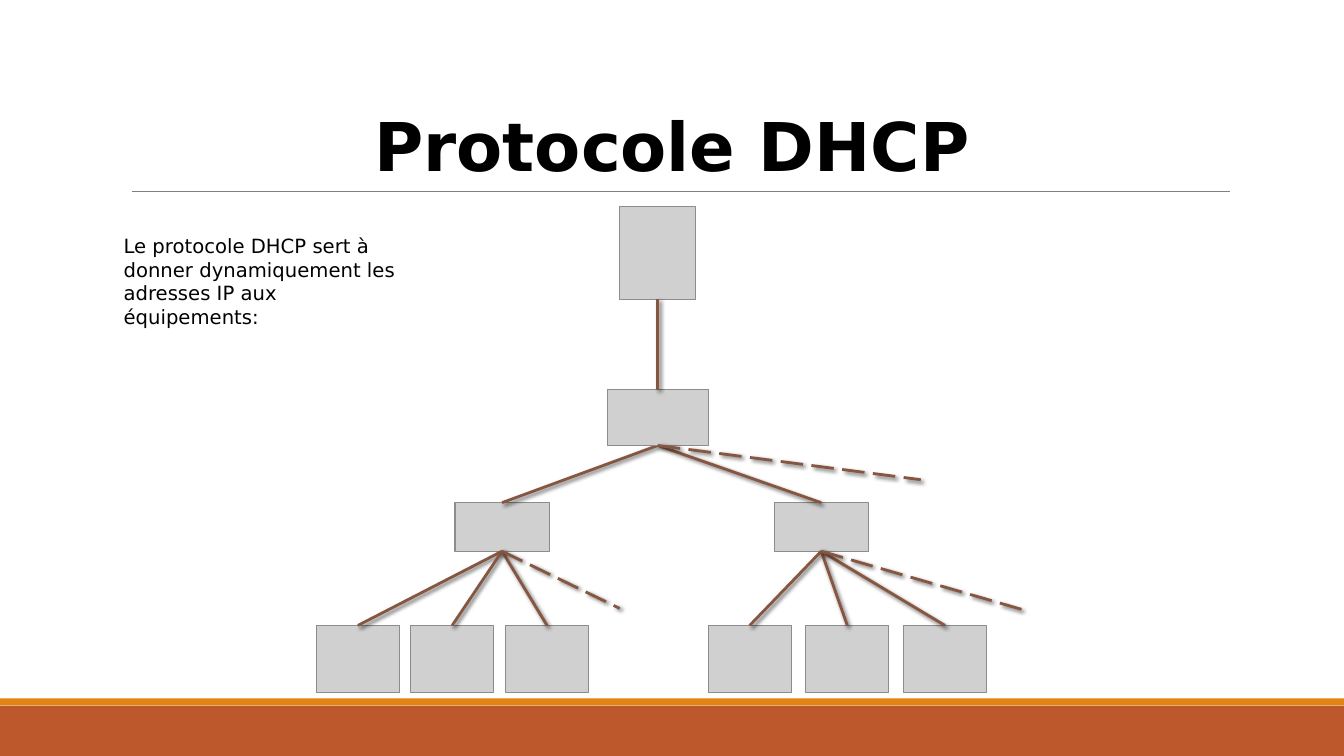
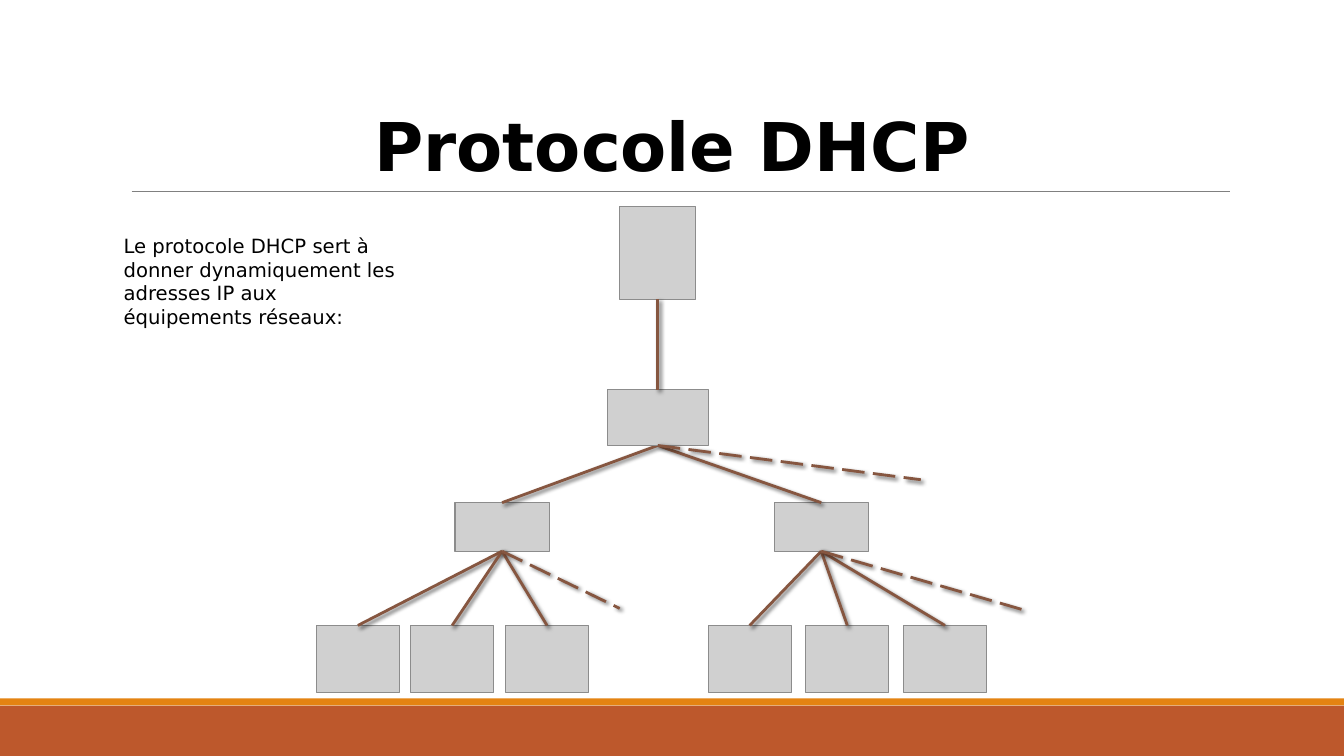
Before and after one commit to exiarobin/Projet-Architecture-Reseau, a slide deck: slide 10 of présentation Projet.pptx. Drawn at 1344x756 pixels with LibreOffice and Linux fonts; fonts in the diff are those of the drawing; grey boxes stand for pictures. Boxes give left, top, right and bottom in pixels: in the first picture for what was removed or moved away, otherwise in the second. Text is boxed around its words. In the diff, an @@ line names an element or a change of style, - is before the commit and + after.

```diff
--- a/présentation Projet.pptx
+++ b/présentation Projet.pptx
@@ text at (x1=124, y1=237, x2=395, y2=328): text changed @@
-Le protocole DHCP sert à donner dynamiquement les adresses IP aux équipements:
+Le protocole DHCP sert à donner dynamiquement les adresses IP aux équipements réseaux:
```
Also in this commit, not shown: 7 other slides changed.
